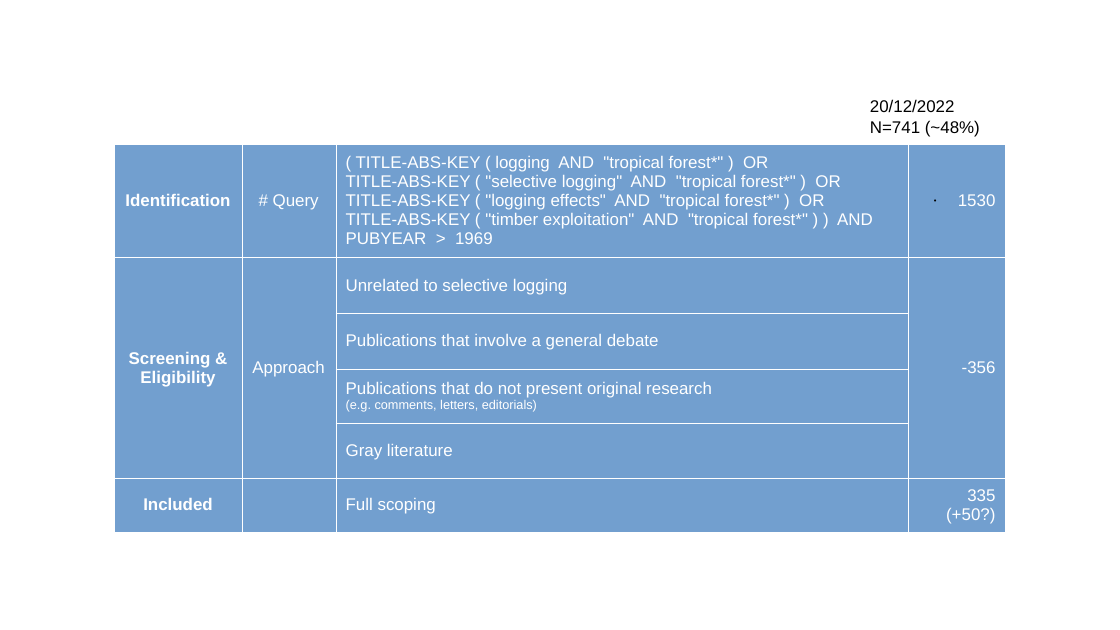
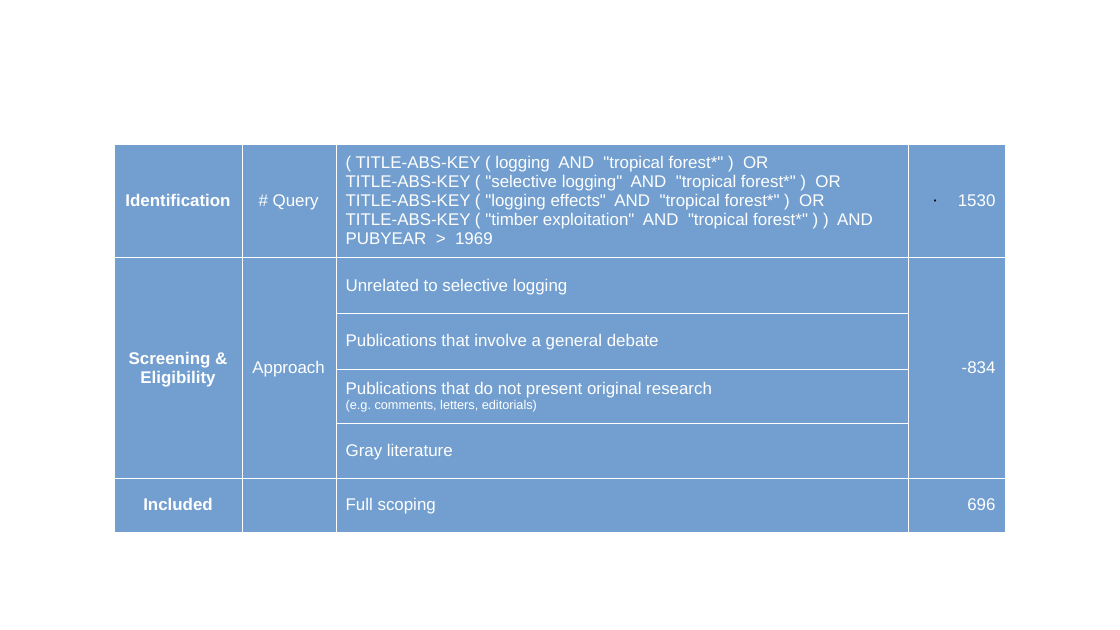
Before and after one commit to miralaba/logging_scientiometrics, a slide deck: slide 1 of results/cienciometria.pptx (slide 3 before the commit). Drawn at 1120x630 pixels with LibreOffice and Linux fonts; fonts in the diff are those of the drawing. Boxes give left, top, right and bottom in pixels: in the first picture for what was removed or moved away, otherwise in the second. Text is boxed around its words. In the diff, an @@ line names an element or a change of style, - is before the commit and + after.

```diff
--- a/results/cienciometria.pptx
+++ b/results/cienciometria.pptx
@@ text removed at (870, 99, 980, 137) @@
-20/12/2022
-N=741 (~48%)
@@ table at (115, 144, 1006, 533) @@
-row 2, column 4: -356
+row 2, column 4: -834
-row 6, column 4: 335 (+50?)
+row 6, column 4: 696
```
Also in this commit, not shown: 3 slides added, 6 slides removed, 11 other files.
